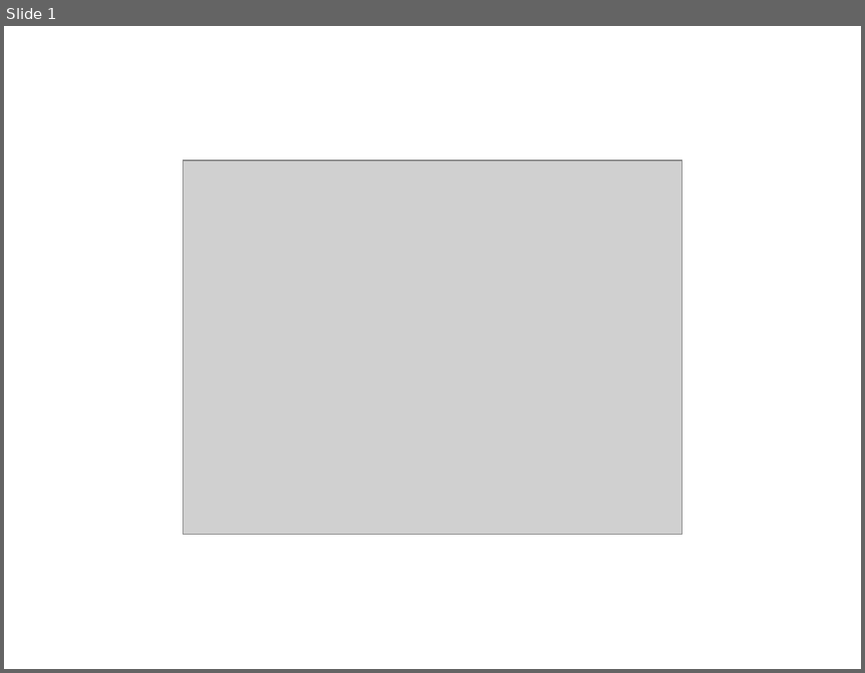
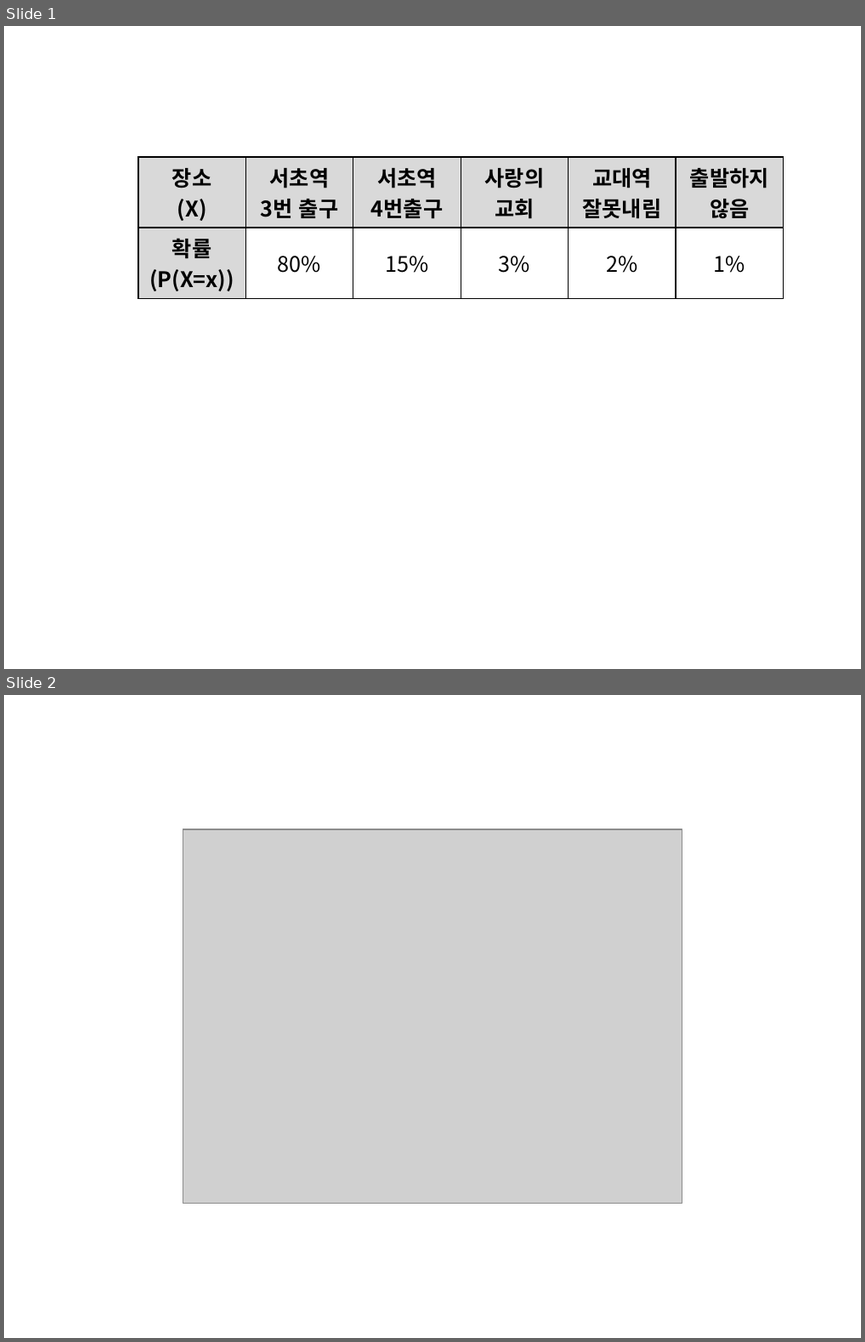
Before and after one commit to answeredbyablemind/answeredbyablemind.github.io, a slide deck: pics/2021-04-07-Kalman_filter/pics.pptx. Shown one above the other, each under a label of ours: slide 1 before the commit, slides 1 and 2 after it. The pictures are 865x673 and 865x1342 pixels, drawn with LibreOffice and Linux fonts; fonts in the diff are those of the drawing; grey boxes stand for pictures. Boxes give left, top, right and bottom in pixels: in the first picture for what was removed or moved away, otherwise in the second. Text is boxed around its words. In the diff, an @@ line names an element or a change of style, - is before the commit and + after.

```diff
--- a/pics/2021-04-07-Kalman_filter/pics.pptx
+++ b/pics/2021-04-07-Kalman_filter/pics.pptx
@@ slide 1 added at [4, 26, 861, 669], background #FFFFFF @@
@@ table added at [138, 157, 781, 295], 2 rows, 6 columns @@
+장소 / (X) | 서초역 / 3번 출구 | 서초역 / 4번출구 | 사랑의 교회 | 교대역 / 잘못내림 | 출발하지 않음
+확률(P(X=x)) | 80% | 15% | 3% | 2% | 1%
@@ what was slide 1 is now slide 2 @@
```
Also in this commit, not shown: 2 other files.
